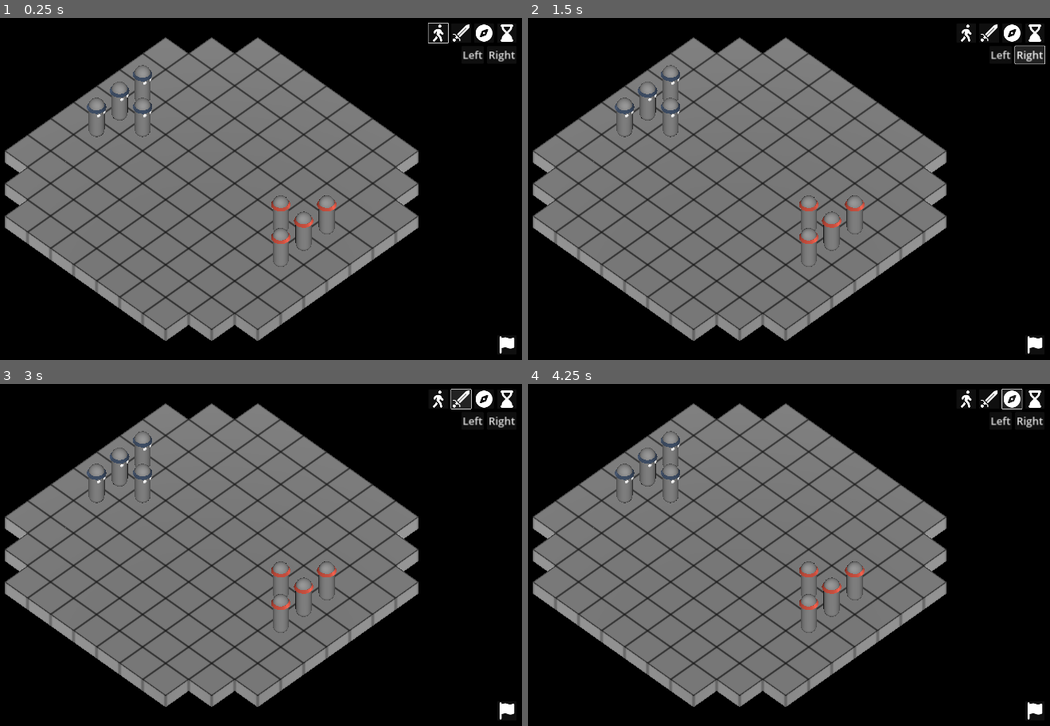
Above: before the commit, frames 1-4 (two rows, left to right).
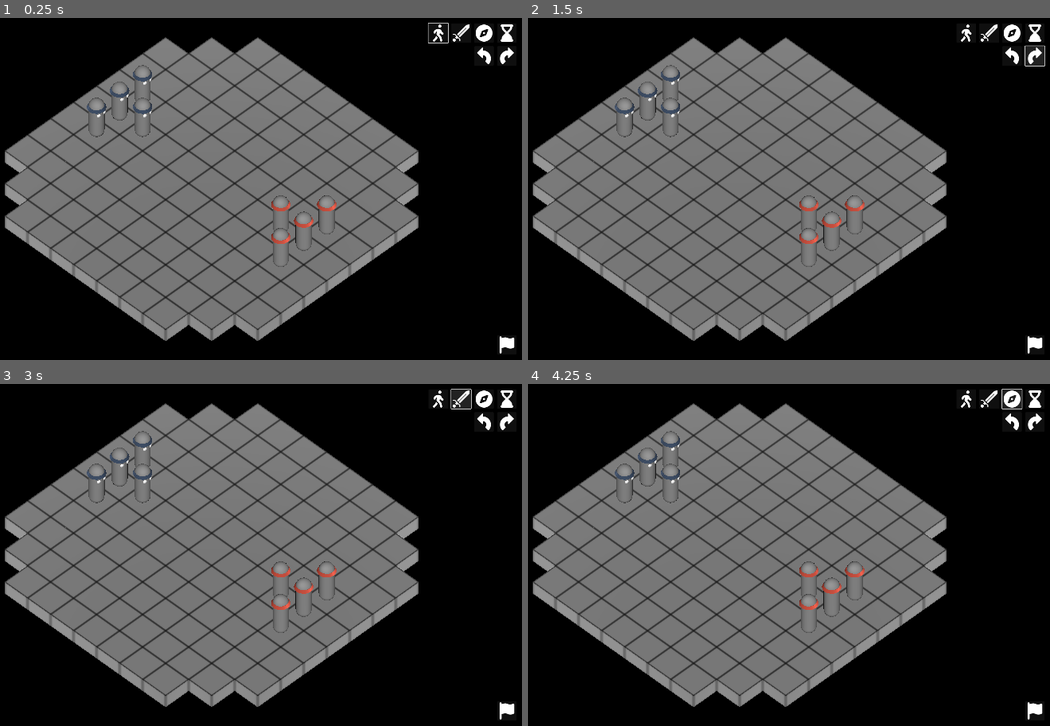
Above: after the commit, the same moments.

Repository: telmotrooper/meagre-tactics
Game: Godot game, scene res://main.tscn
Same seed, same stepped clock (60 frames per second), same inputs: the game is played once before the commit and once after it.
Inputs (mouse positions are in pixels of both pictures, inside the frame that each line leads up to; where the layout moved, square brackets give the same spot in the first picture):
- Up to frame 1 (0.25 s): no input
- Up to frame 2 (1.5 s): click (1013, 55) [1003, 55] at 0.5 s; click (1034, 55) [1029, 55] at 1.25 s
- Up to frame 3 (3 s): click (438, 397) at 2 s; click (459, 397) at 2.75 s
- Up to frame 4 (4.25 s): click (1013, 397) at 3.5 s

The runs differ from the first frame. In frame 1, 0.2% of the frame differs, in the area x 88-99%, y 8-14%; in frame 2, 0.3%, in the area x 88-100%, y 7-15%; in frame 3, 0.2%; in frame 4, 0.2%.

Commit message:
added icons to 'rotate camera' buttons

Diff:
--- a/main.tscn
+++ b/main.tscn
@@ -10,6 +10,8 @@
 [ext_resource type="Texture2D" uid="uid://bakrcnvpwphm1" path="res://ui/icons/compass_solid_fontawesome.svg" id="8_8ni02"]
 [ext_resource type="Texture2D" uid="uid://cmbtn5q8jjcne" path="res://ui/icons/hourglass_end_solid_fontawesome.svg" id="9_3chcp"]
 [ext_resource type="Texture2D" uid="uid://by8h6e7prfgao" path="res://ui/icons/flag_solid_fontawesome.svg" id="9_cxhl0"]
+[ext_resource type="Texture2D" uid="uid://csahb2cysgu55" path="res://ui/icons/rotate_cw_icon_inverted.svg" id="10_sjeny"]
+[ext_resource type="Texture2D" uid="uid://d4kc4eu8kalrp" path="res://ui/icons/rotate_cw_icon.svg" id="11_6hxpy"]
 
 [sub_resource type="Environment" id="Environment_loftu"]
 background_mode = 1
@@ -122,11 +124,11 @@
 
 [node name="LeftButton" type="Button" parent="UI/MarginContainer/VBoxContainer/CameraButtons"]
 layout_mode = 2
-text = "Left"
+icon = ExtResource("10_sjeny")
 
 [node name="RightButton" type="Button" parent="UI/MarginContainer/VBoxContainer/CameraButtons"]
 layout_mode = 2
-text = "Right"
+icon = ExtResource("11_6hxpy")
 
 [node name="SelectedUnitOverview" type="RichTextLabel" parent="UI/MarginContainer"]
 unique_name_in_owner = true
--- /dev/null
+++ b/ui/icons/rotate_cw_icon.svg
@@ -0,0 +1,84 @@
+<?xml version="1.0" encoding="UTF-8" standalone="no"?>
+<svg
+   id="svg1"
+   sodipodi:docname="rotate_cw_icon.svg"
+   viewBox="0 0 512 512"
+   sodipodi:version="0.32"
+   _SVGFile__filename="oldscale/actions/14_rotate.svg"
+   version="1.0"
+   y="0"
+   x="0"
+   inkscape:version="1.4 (e7c3feb100, 2024-10-09)"
+   width="512"
+   height="512"
+   xmlns:inkscape="http://www.inkscape.org/namespaces/inkscape"
+   xmlns:sodipodi="http://sodipodi.sourceforge.net/DTD/sodipodi-0.dtd"
+   xmlns="http://www.w3.org/2000/svg"
+   xmlns:svg="http://www.w3.org/2000/svg"
+   xmlns:rdf="http://www.w3.org/1999/02/22-rdf-syntax-ns#"
+   xmlns:cc="http://creativecommons.org/ns#"
+   xmlns:dc="http://purl.org/dc/elements/1.1/">
+  <defs
+     id="defs1" />
+  <sodipodi:namedview
+     id="base"
+     bordercolor="#666666"
+     inkscape:pageshadow="2"
+     inkscape:window-y="0"
+     pagecolor="#ffffff"
+     inkscape:window-height="1173"
+     inkscape:zoom="0.52193079"
+     inkscape:window-x="1920"
+     borderopacity="1.0"
+     inkscape:current-layer="g1089"
+     inkscape:cx="9.5798142"
+     inkscape:cy="419.59586"
+     inkscape:window-width="2192"
+     inkscape:pageopacity="0.0000000"
+     inkscape:showpageshadow="2"
+     inkscape:pagecheckerboard="true"
+     inkscape:deskcolor="#d1d1d1"
+     inkscape:window-maximized="1" />
+  <g
+     id="g1089"
+     transform="matrix(-2.2258158,0,0,2.2258158,35.942755,-59.204556)"
+     style="stroke:none">
+    <path
+       id="path1725"
+       sodipodi:nodetypes="cccccccccccc"
+       style="color:#000000;fill:none;stroke:none;stroke-width:8.125;stroke-linecap:round;stroke-linejoin:round"
+       d="m 25.063,4.6882 -15.618,15.475 15.618,15.438 v -9.622 c 0.379,-0.05 0.715,-0.216 1.113,-0.216 7,0 12.674,5.711 12.674,12.71 0,3.314 -1.329,6.287 -3.411,8.545 l 8.294,8.294 c 4.201,-4.38 6.822,-10.291 6.822,-16.839 0,-13.464 -10.915,-24.414 -24.379,-24.414 -0.379,0 -0.739,0.086 -1.113,0.108 V 4.6884 Z" />
+    <path
+       id="path1091"
+       sodipodi:nodetypes="cccccccccccc"
+       style="color:#000000;fill:#ffffff;fill-rule:evenodd;stroke:#ffffff;stroke-width:13.374;stroke-linecap:round;stroke-linejoin:round;stroke-opacity:1"
+       d="m -119.99503,33.28545 -66.84026,66.228261 66.84026,66.069919 v -41.17922 c 1.62201,-0.21398 3.05999,-0.92441 4.7633,-0.92441 29.957868,0 54.240848,24.44134 54.240848,54.39491 0,14.18291 -5.68771,26.90644 -14.59803,36.56999 l 35.49577,35.49579 c 17.979,-18.74507 29.19608,-44.04234 29.19608,-72.06578 0,-57.62179 -46.71286,-104.484447 -104.334668,-104.484447 -1.622,0 -3.16269,0.368053 -4.7633,0.462207 V 33.286306 Z" />
+  </g>
+  <metadata
+     id="metadata1">
+    <rdf:RDF>
+      <cc:Work>
+        <dc:format>image/svg+xml</dc:format>
+        <dc:type
+           rdf:resource="http://purl.org/dc/dcmitype/StillImage" />
+        <cc:license
+           rdf:resource="http://creativecommons.org/publicdomain/zero/1.0/" />
+        <dc:publisher>
+          <cc:Agent
+             rdf:about="http://openclipart.org/">
+            <dc:title>Openclipart</dc:title>
+          </cc:Agent>
+        </dc:publisher>
+      </cc:Work>
+      <cc:License
+         rdf:about="http://creativecommons.org/publicdomain/zero/1.0/">
+        <cc:permits
+           rdf:resource="http://creativecommons.org/ns#Reproduction" />
+        <cc:permits
+           rdf:resource="http://creativecommons.org/ns#Distribution" />
+        <cc:permits
+           rdf:resource="http://creativecommons.org/ns#DerivativeWorks" />
+      </cc:License>
+    </rdf:RDF>
+  </metadata>
+</svg>
--- /dev/null
+++ b/ui/icons/rotate_cw_icon_inverted.svg
@@ -0,0 +1,84 @@
+<?xml version="1.0" encoding="UTF-8" standalone="no"?>
+<svg
+   id="svg1"
+   sodipodi:docname="rotate_cw_icon_inverted.svg"
+   viewBox="0 0 512 512"
+   sodipodi:version="0.32"
+   _SVGFile__filename="oldscale/actions/14_rotate.svg"
+   version="1.0"
+   y="0"
+   x="0"
+   inkscape:version="1.4 (e7c3feb100, 2024-10-09)"
+   width="512"
+   height="512"
+   xmlns:inkscape="http://www.inkscape.org/namespaces/inkscape"
+   xmlns:sodipodi="http://sodipodi.sourceforge.net/DTD/sodipodi-0.dtd"
+   xmlns="http://www.w3.org/2000/svg"
+   xmlns:svg="http://www.w3.org/2000/svg"
+   xmlns:rdf="http://www.w3.org/1999/02/22-rdf-syntax-ns#"
+   xmlns:cc="http://creativecommons.org/ns#"
+   xmlns:dc="http://purl.org/dc/elements/1.1/">
+  <defs
+     id="defs1" />
+  <sodipodi:namedview
+     id="base"
+     bordercolor="#666666"
+     inkscape:pageshadow="2"
+     inkscape:window-y="0"
+     pagecolor="#ffffff"
+     inkscape:window-height="1173"
+     inkscape:zoom="0.52193079"
+     inkscape:window-x="1920"
+     borderopacity="1.0"
+     inkscape:current-layer="g1089"
+     inkscape:cx="7.6638514"
+     inkscape:cy="419.59586"
+     inkscape:window-width="2192"
+     inkscape:pageopacity="0.0000000"
+     inkscape:showpageshadow="2"
+     inkscape:pagecheckerboard="true"
+     inkscape:deskcolor="#d1d1d1"
+     inkscape:window-maximized="1" />
+  <g
+     id="g1089"
+     transform="matrix(-2.2258158,0,0,2.2258158,35.942755,-59.204556)"
+     style="stroke:none">
+    <path
+       id="path1725"
+       sodipodi:nodetypes="cccccccccccc"
+       style="color:#000000;fill:none;stroke:none;stroke-width:8.125;stroke-linecap:round;stroke-linejoin:round"
+       d="m 25.063,4.6882 -15.618,15.475 15.618,15.438 v -9.622 c 0.379,-0.05 0.715,-0.216 1.113,-0.216 7,0 12.674,5.711 12.674,12.71 0,3.314 -1.329,6.287 -3.411,8.545 l 8.294,8.294 c 4.201,-4.38 6.822,-10.291 6.822,-16.839 0,-13.464 -10.915,-24.414 -24.379,-24.414 -0.379,0 -0.739,0.086 -1.113,0.108 V 4.6884 Z" />
+    <path
+       id="path1091"
+       sodipodi:nodetypes="cccccccccccc"
+       style="color:#000000;fill:#ffffff;fill-rule:evenodd;stroke:#ffffff;stroke-width:13.374;stroke-linecap:round;stroke-linejoin:round;stroke-opacity:1"
+       d="m -77.737043,33.28545 66.840263,66.228261 -66.840263,66.069919 v -41.17922 c -1.622004,-0.21398 -3.059986,-0.92441 -4.763301,-0.92441 -29.957866,0 -54.240846,24.44134 -54.240846,54.39491 0,14.18291 5.68771,26.90644 14.59803,36.56999 l -35.49577,35.49579 c -17.979,-18.74507 -29.19608,-44.04234 -29.19608,-72.06578 0,-57.62179 46.71286,-104.484447 104.334666,-104.484447 1.622004,0 3.162696,0.368053 4.763301,0.462207 V 33.286306 Z" />
+  </g>
+  <metadata
+     id="metadata1">
+    <rdf:RDF>
+      <cc:Work>
+        <dc:format>image/svg+xml</dc:format>
+        <dc:type
+           rdf:resource="http://purl.org/dc/dcmitype/StillImage" />
+        <cc:license
+           rdf:resource="http://creativecommons.org/publicdomain/zero/1.0/" />
+        <dc:publisher>
+          <cc:Agent
+             rdf:about="http://openclipart.org/">
+            <dc:title>Openclipart</dc:title>
+          </cc:Agent>
+        </dc:publisher>
+      </cc:Work>
+      <cc:License
+         rdf:about="http://creativecommons.org/publicdomain/zero/1.0/">
+        <cc:permits
+           rdf:resource="http://creativecommons.org/ns#Reproduction" />
+        <cc:permits
+           rdf:resource="http://creativecommons.org/ns#Distribution" />
+        <cc:permits
+           rdf:resource="http://creativecommons.org/ns#DerivativeWorks" />
+      </cc:License>
+    </rdf:RDF>
+  </metadata>
+</svg>
Not shown: 1 places in main.tscn that only renumber resources
Not shown, added: ui/icons/rotate_cw_icon.svg.import
Not shown, added: ui/icons/rotate_cw_icon_inverted.svg.import
